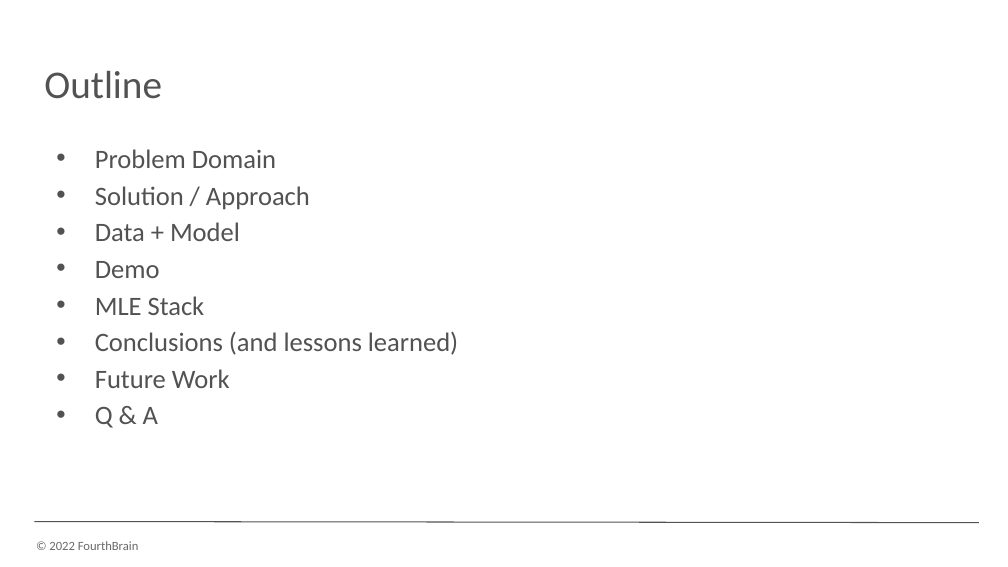
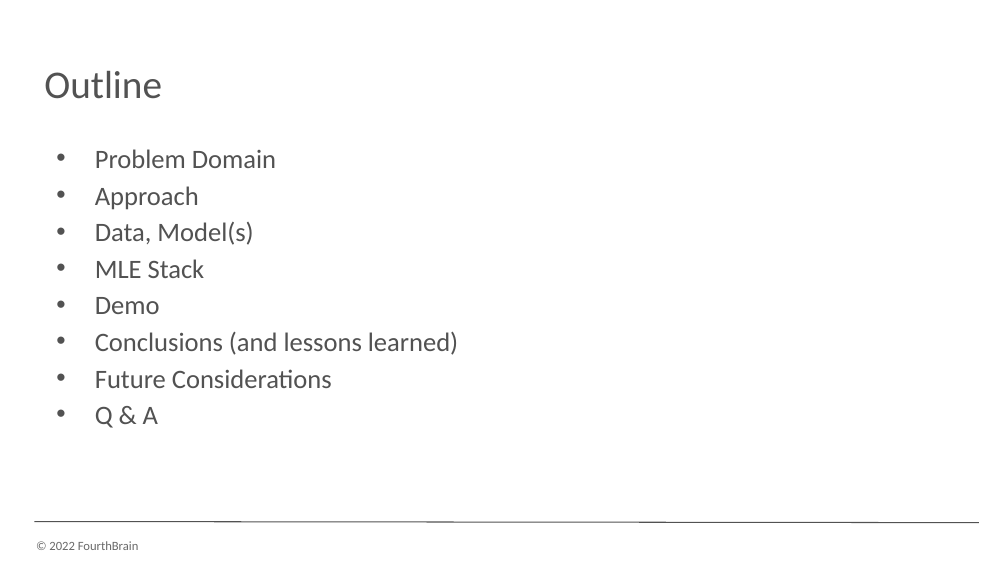
Before and after one commit to monika0603/MLE10-Capstone-Project, a slide deck: slide 2 of docs/presentation/CapstonePreso_HealthcareAnomaly.pptx. Drawn at 1008x567 pixels with LibreOffice and Linux fonts; fonts in the diff are those of the drawing; background and template pictures are left out. Boxes give left, top, right and bottom in pixels: in the first picture for what was removed or moved away, otherwise in the second. Text is boxed around its words. In the diff, an @@ line names an element or a change of style, - is before the commit and + after.

```diff
--- a/docs/presentation/CapstonePreso_HealthcareAnomaly.pptx
+++ b/docs/presentation/CapstonePreso_HealthcareAnomaly.pptx
@@ text at <box>95,186,253,278</box>: text changed @@
-• Solution / Approach
-• Data + Model
+• Approach
+• Data, Model(s)
+• MLE Stack
@@ text at <box>95,296,205,315</box>: paragraph removed @@
-• MLE Stack
@@ text at <box>95,369,332,388</box>: text changed @@
-• Future Work
+• Future Considerations
```
Also in this commit, not shown: 11 other slides changed, 3 slides added.
